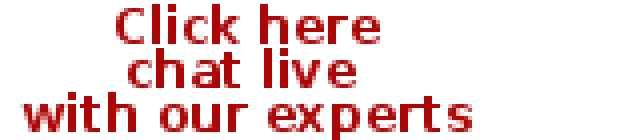
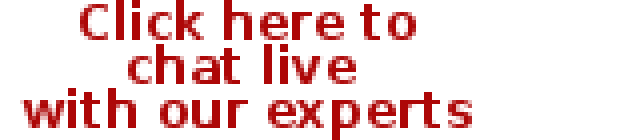
The second (620, 140) image is a revision of the first. Changes to its layers:
renamed "Click here ..." to "Click here to ...", painted on it over (20, 0, 472, 132)
added layer "New Layer" above "Background" over (20, 0, 472, 132)
